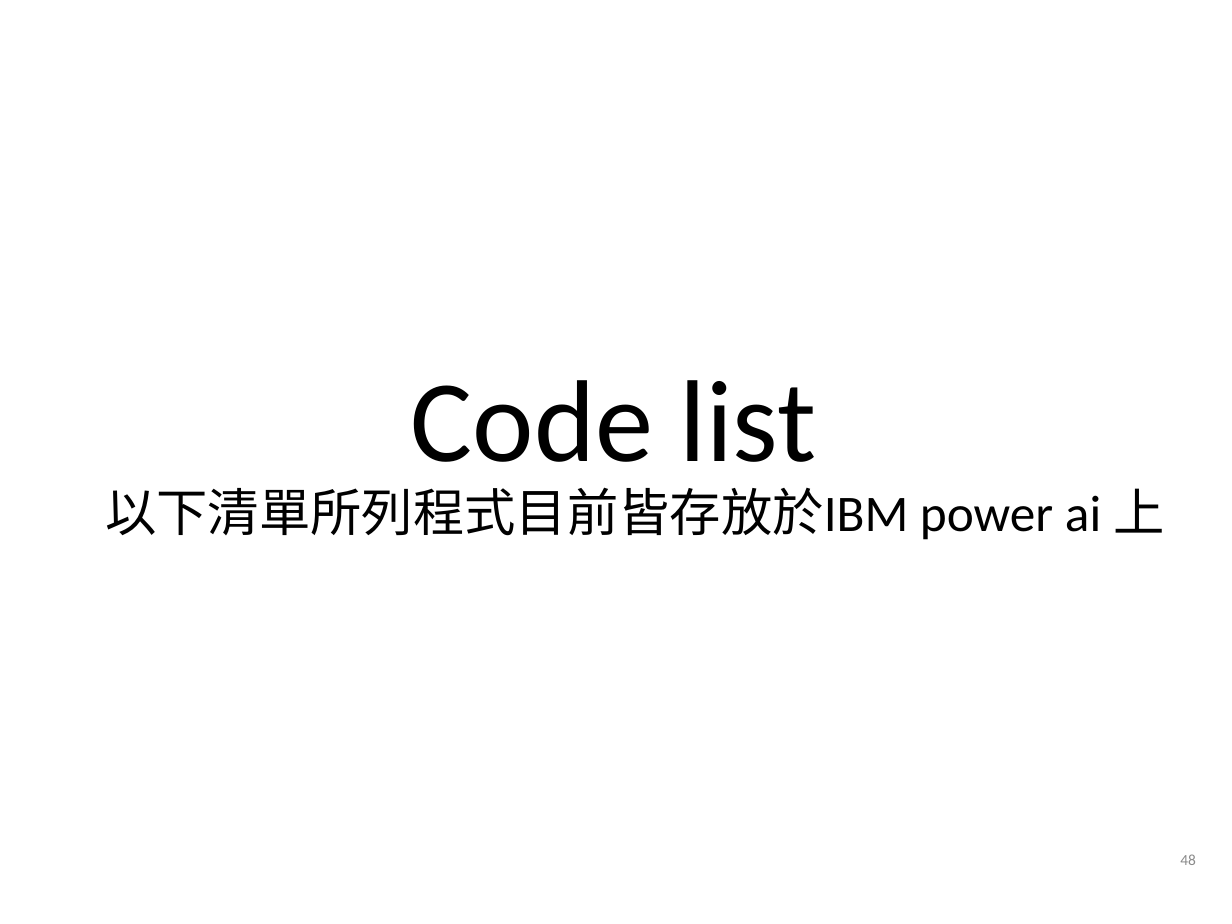
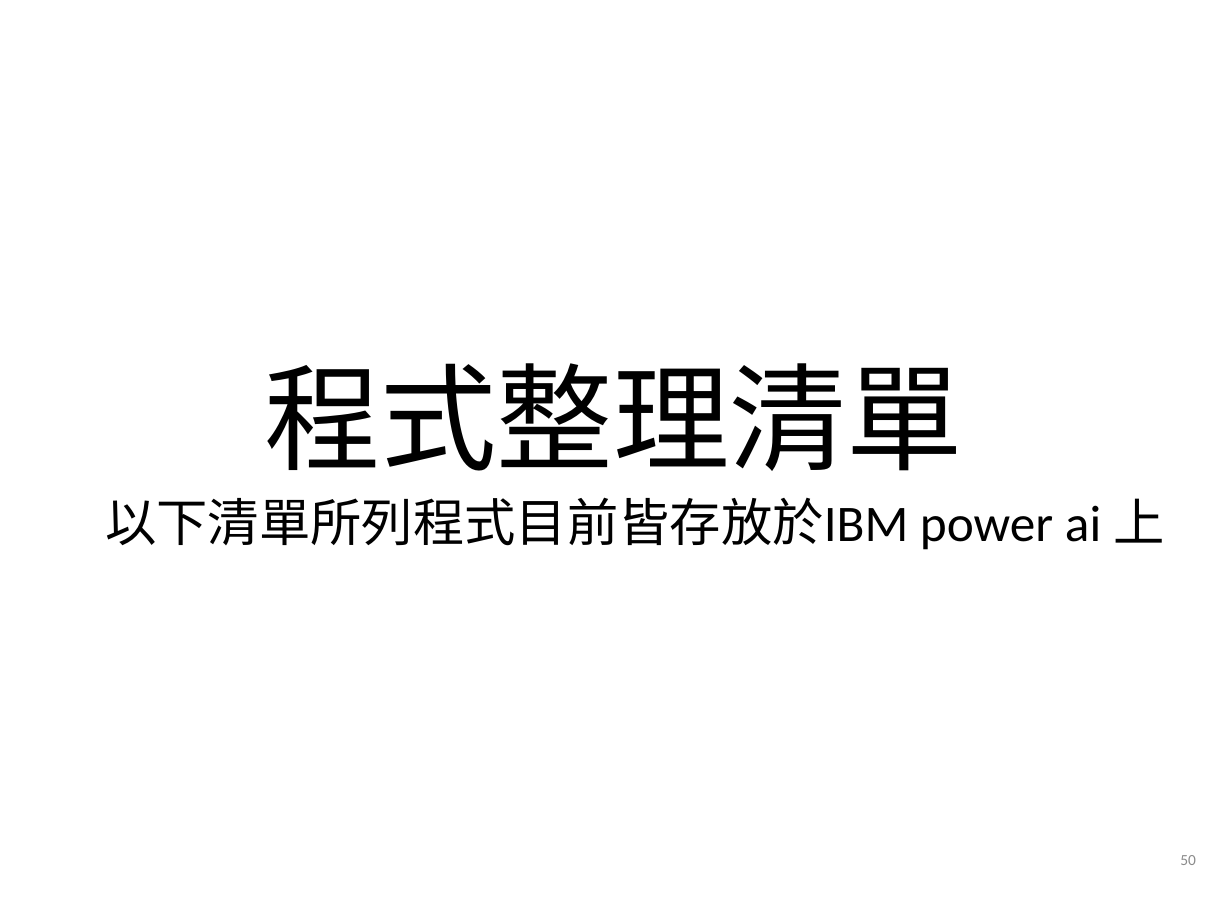
Before and after one commit to alvinyee860120/AIOps-anomaly-detection, a slide deck: slide 50 of AIOps結案報告.pptx (slide 48 before the commit). Drawn at 1232x924 pixels with LibreOffice and Linux fonts; fonts in the diff are those of the drawing; background and template pictures are left out. Boxes give left, top, right and bottom in pixels: in the first picture for what was removed or moved away, otherwise in the second. Text is boxed around its words. In the diff, an @@ line names an element or a change of style, - is before the commit and + after.

```diff
--- a/AIOps結案報告.pptx
+++ b/AIOps結案報告.pptx
@@ title at [264,363,962,471]: text changed @@
-Code list
+程式整理清單
@@ text "以下清單所列程式目前皆存放於IBM power ai 上": place and size @@
-text "以下清單所列程式目前皆存放於IBM power ai 上" at [105,487,1164,540]
+text "以下清單所列程式目前皆存放於IBM power ai 上" at [105,497,1164,550]
@@ page number at [1180,855,1196,865]: text changed @@
-48
+50
```
Also in this commit, not shown: 25 other slides changed, 14 slides added, 12 slides removed.
